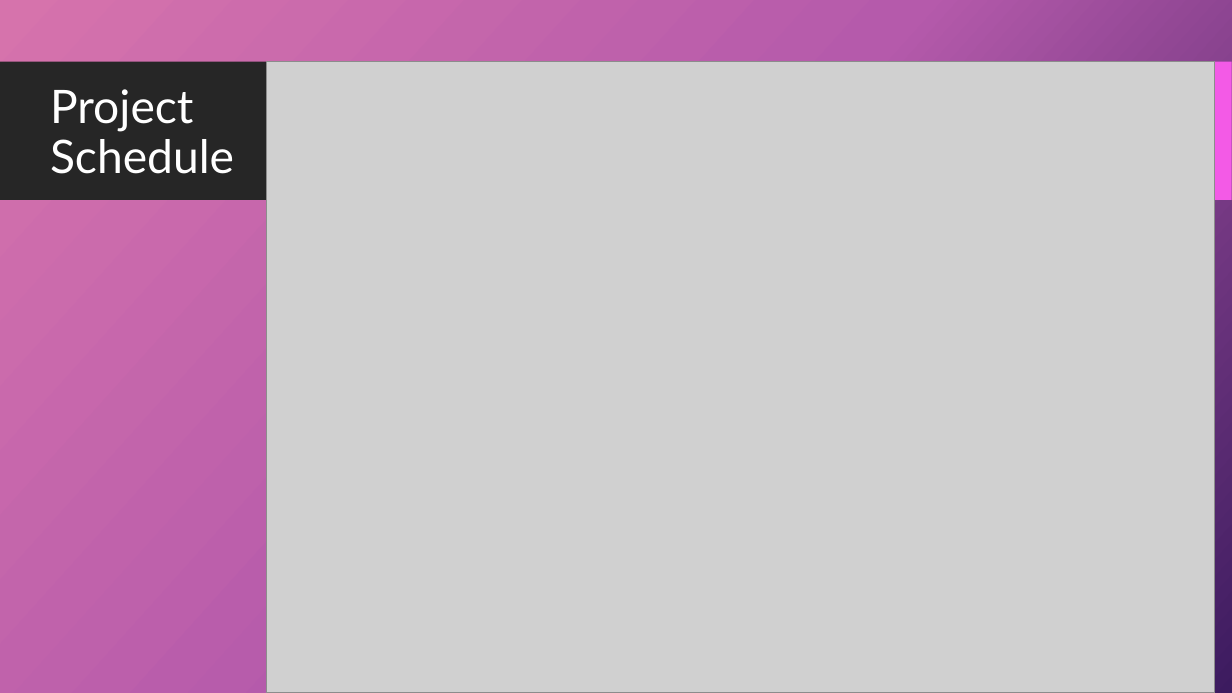
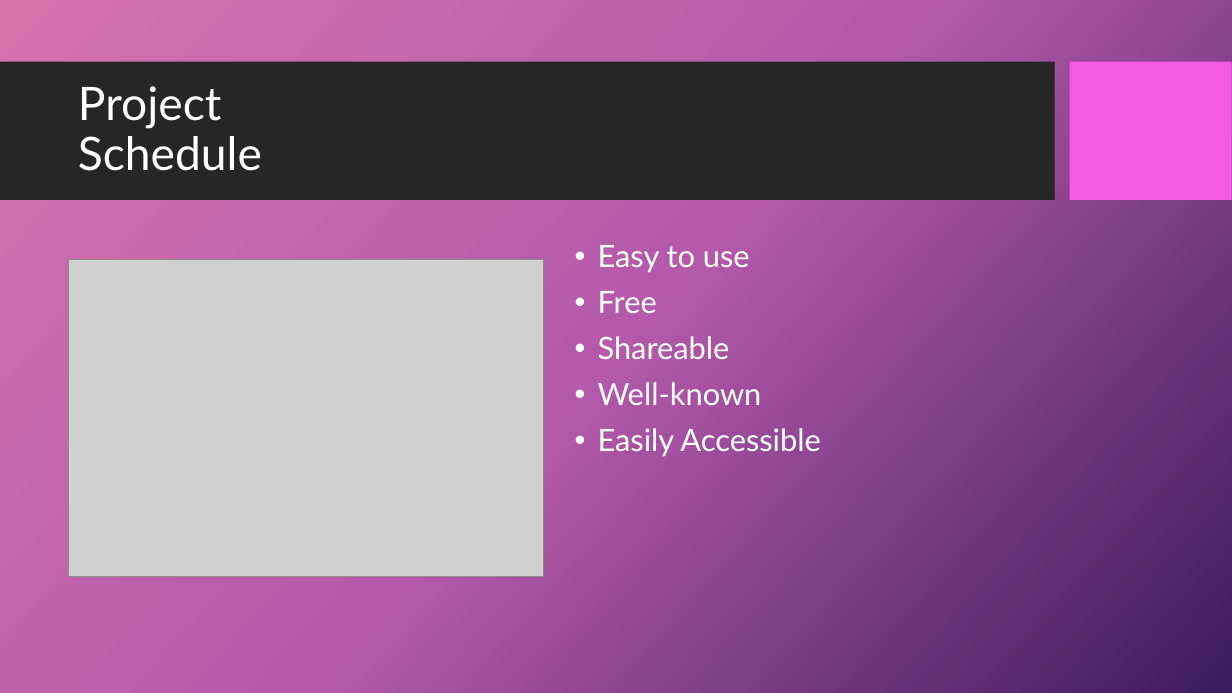
Before and after one commit to dandz12/ECE411-Practicum-Project, a slide deck: slide 8 of ECE411 - Final Presentation.pptx. Drawn at 1232x693 pixels with LibreOffice and Linux fonts; fonts in the diff are those of the drawing; grey boxes stand for pictures; background and template pictures are left out. Boxes give left, top, right and bottom in pixels: in the first picture for what was removed or moved away, otherwise in the second. Text is boxed around its words. In the diff, an @@ line names an element or a change of style, - is before the commit and + after.

```diff
--- a/ECE411 - Final Presentation.pptx
+++ b/ECE411 - Final Presentation.pptx
@@ title "Project Schedule" moved from (x1=50, y1=89, x2=234, y2=174) to (x1=78, y1=86, x2=262, y2=171) @@
@@ picture removed at (x1=267, y1=61, x2=1215, y2=693) @@
@@ picture added at (x1=68, y1=260, x2=543, y2=576) @@
@@ text added at (x1=598, y1=245, x2=820, y2=457), 24 pt, text #FFFFFF @@
+• Easy to use
+• Free
+• Shareable
+• Well-known
+• Easily Accessible
```
Also in this commit, not shown: 8 other slides changed.
